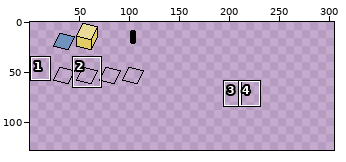
File history of a sprite sheet, images/tiles.png. The first picture is a wide view before the edit; the outline marks the close-up.
Close-up. The starting point:
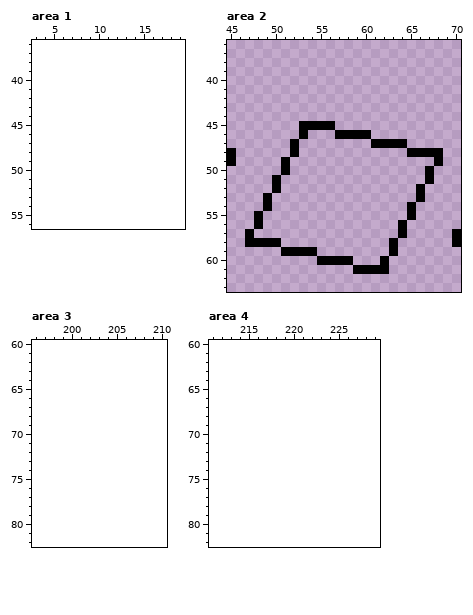
The file is 128x128 pixels. Shown: area 1: x 3..19, y 36..56; area 2: x 45..70, y 36..63; area 3: x 196..210, y 60..82; area 4: x 211..229, y 60..82. The old version is drawn lined up with the new one, on the new canvas. The wide view leaves out empty margins. The commit also changed other parts of the picture, which this record leaves out.
The same view after the edit:
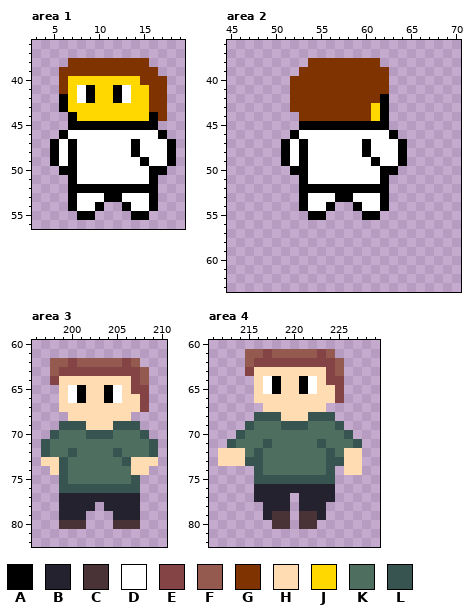
Palette (. is transparent): A #000000  B #24222e  C #4a3337  D #ffffff  E #844344  F #945a50  G #7f3300  H #ffdcb1  J #ffd800  K #4e6e60  L #385450
Change:
canvas 128x128 -> 326x180, the old top-left corner now at 23,0
Changed rows in their new state; - is an unchanged pixel.
Area 1:
first column x 5:
38 --GGGGGGGGG---
39 -GGGGGGGGGGG--
40 -GJJJJJJJJGGG-
41 -GJDAJJADJJGG-
42 -AJDAJJADJJGG-
43 -AJJJJJJJJJGG-
44 --AJJJJJJJJAG-
45 --AAAAAAAAAA--
46 -ADDDDDDDDDDA-
47 ADADDDDDDADDDA
48 ADADDDDDDADDDA
49 ADADDDDDDDADDA
50 -AADDDDDDDDAA-
51 --ADDDDDDDDA--
52 --AAAAAAAAAA--
53 --ADDDAADDDA--
54 --ADDA--ADDA--
55 ---AA----AA---
Area 2:
first column x 45:
38 ---------GGGGGGGG---------
39 --------GGGGGGGGGG--------
40 -------GGGGGGGGGGG--------
41 -------GGGGGGGGGGG--------
42 -------GGGGGGGGGGA--------
43 -------GGGGGGGGGJA--------
44 --------GGGGGGGGJA--------
45 ------------AAAAAA--------
46 -------ADDDDDDDDDDA-------
47 ------ADADDDDDDADDD-------
48 .-----ADADDDDDDADDDA....--
49 .------DADDDDDDDADDA---.--
50 ------.AADDDDDDDDAA---.---
51 -----.--ADDDDDDDDA----.---
52 -----.--AAAAAAAAAA---.----
53 ----.---ADDDAADDDA---.----
54 ----.---ADDA--ADDA--.-----
55 ---.-----AA----AA---.-----
56 ---.---------------.------
57 --.----------------.-----.
58 --....------------.------.
59 ------....--------.-------
60 ----------....---.--------
61 --------------....--------
Area 3:
first column x 197:
62 -FFEFFFFFEF--
63 -FEEEEEEEEEF-
64 -EHHHHHHHHEF-
65 --HDAHHADHEE-
66 --HDAHHADHHE-
67 --HHHHHHHHHE-
68 ---HHHHHHH---
69 --LLLHHHLLL--
70 -LKKKLLLKKKL-
71 LKKKKKKKKKKKL
72 LKKLKKKKLKKKL
73 HHLKKKKKKLHHH
74 -HLKKKKKKKHH-
75 --LKKKKKKKL--
76 --LLLLLLLLL--
77 --BBBBBBBBB--
78 --BBBB-BBBB--
79 --BBB---BBB--
80 --CCC---CCC--
Area 4:
first column x 212:
61 ---FFEFFFFFEF---
62 ---FEEEEEEEEEF--
63 ---EHHHHHHHHEF--
64 ----HDAHHADHEE--
65 ----HDAHHADHHE--
66 ----HHHHHHHHHE--
67 -----HHHHHHH----
68 ----LLLHHHLLL---
69 ---LKKKLLLKKKL--
70 --LKKKKKKKKKKKL-
71 -LKKKLKKKKKLKKKL
72 HHHKLKKKKKKKLKHH
73 HHHLLKKKKKKKLLHH
74 ----LKKKKKKKL-HH
75 ----LLLLLLLLL---
76 ----BBBBBBBBB---
77 ----BBBB-BBBB---
78 -----BBB-BBB----
79 -----BCC-CCB----
80 ------CC-CC-----
